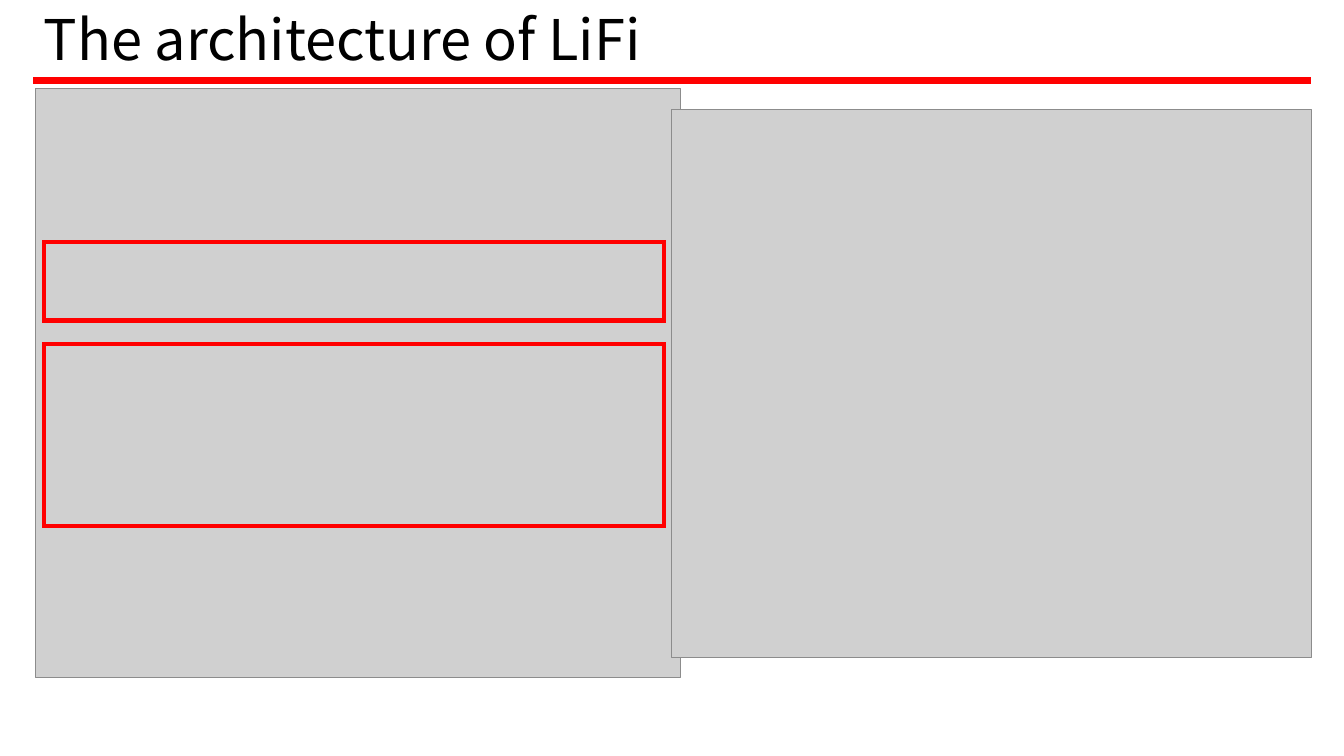
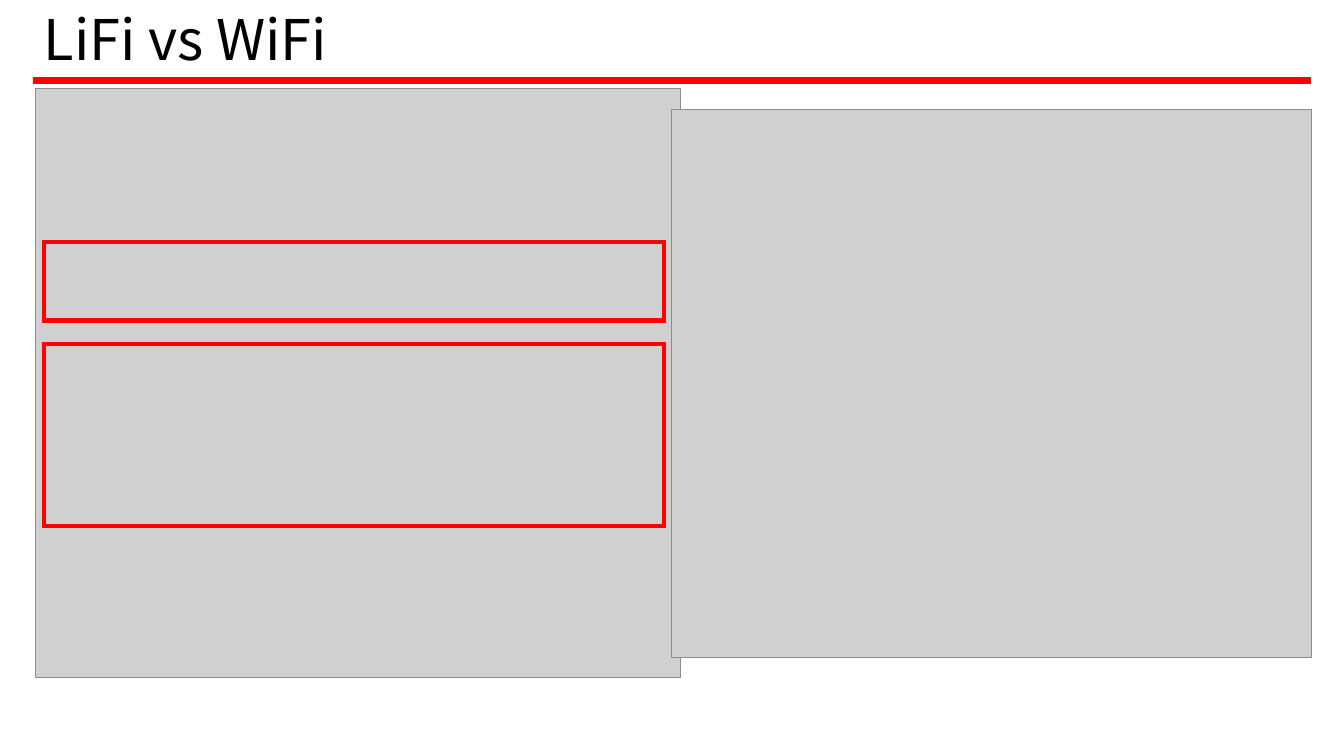
Before and after one commit to ms9648/Term_Project, a slide deck: slide 9 of Computer_Networking/LiFi.pptx. Drawn at 1344x756 pixels with LibreOffice and Linux fonts; fonts in the diff are those of the drawing; grey boxes stand for pictures. Boxes give left, top, right and bottom in pixels: in the first picture for what was removed or moved away, otherwise in the second. Text is boxed around its words. In the diff, an @@ line names an element or a change of style, - is before the commit and + after.

```diff
--- a/Computer_Networking/LiFi.pptx
+++ b/Computer_Networking/LiFi.pptx
@@ text at (44, 16, 327, 61): text changed @@
-The architecture of LiFi
+LiFi vs WiFi
```
Also in this commit, not shown: 3 other slides changed.
